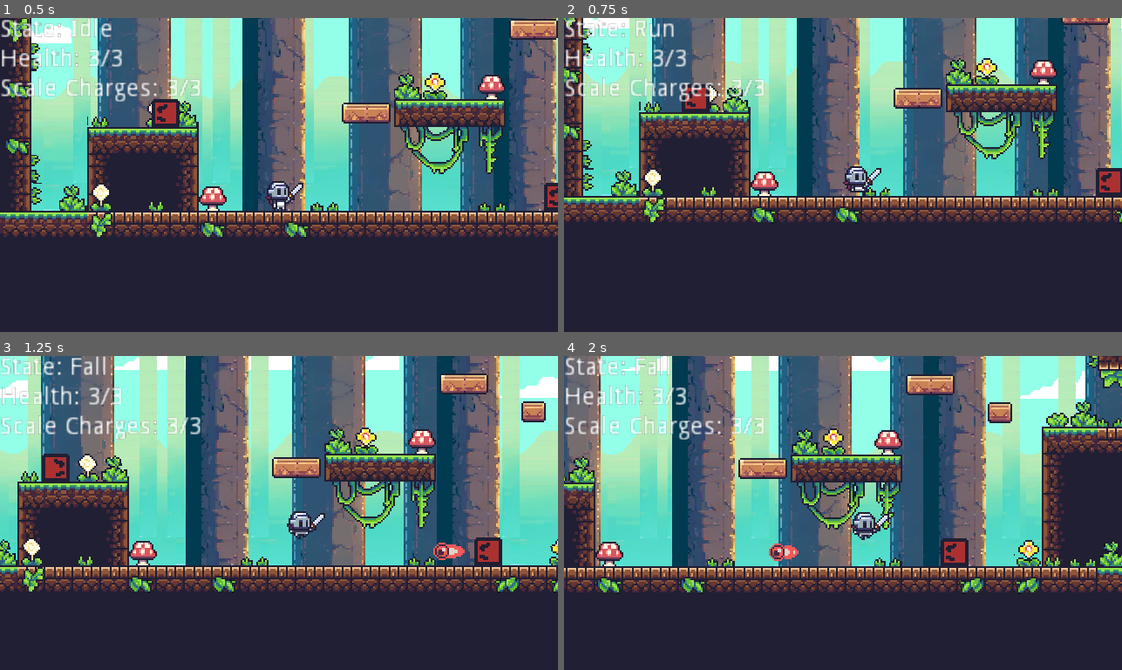
Above: before the commit, frames 1-4 (two rows, left to right).
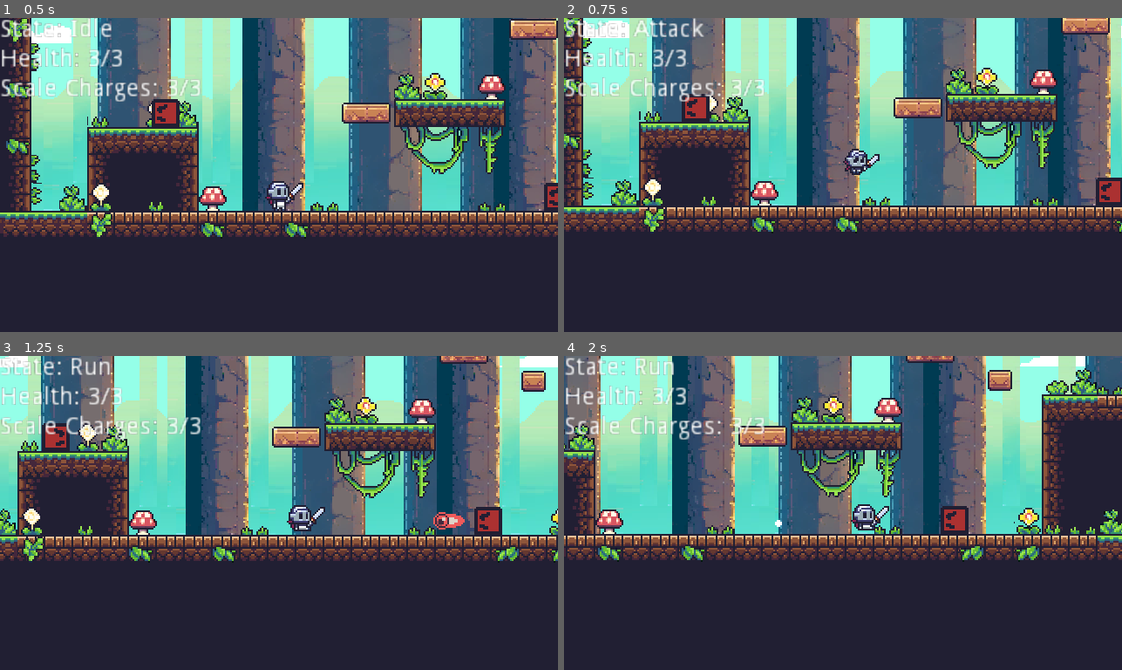
Above: after the commit, the same moments.

Repository: niro359/GameOff2023
Game: Godot game, scene res://scenes/demo/Demo.tscn
Same seed, same stepped clock (60 frames per second), same inputs: the game is played once before the commit and once after it. The project has no main scene, so this scene is started directly.
Inputs:
- Up to frame 1 (0.5 s): no input
- Up to frame 2 (0.75 s): hold Right (ui_right) from 0.53 s (still down); tap X (attack, bound only after the commit) at 0.6 s
- Up to frame 3 (1.25 s): keep holding Right (ui_right); tap Up (ui_up) at 0.77 s
- Up to frame 4 (2 s): keep holding Right (ui_right); tap X (attack, bound only after the commit) at 1.35 s; tap Up (ui_up) at 1.52 s

Frame 1 is identical in both runs. In frame 2, 25% of the frame differs, in the area x 0-100%, y 0-69%; in frame 3, 42%, in the area x 0-100%, y 0-76%; in frame 4, 41%.

Commit message:
Polished enemy and player

Diff:
--- /dev/null
+++ b/DustParticleFX.gd
@@ -0,0 +1,20 @@
+extends Node2D
+
+onready var animated_sprite = $AnimatedSprite
+
+
+var velocity = Vector2()
+
+
+# Called when the node enters the scene tree for the first time.
+func _ready():
+	animated_sprite.frame = randi() % 3
+	animated_sprite.play("default")
+
+
+func _process(delta):
+	position += velocity * delta
+
+
+func _on_AnimatedSprite_animation_finished():
+	queue_free()
--- a/project.godot
+++ b/project.godot
@@ -86,6 +86,11 @@
 "events": [ Object(InputEventKey,"resource_local_to_scene":false,"resource_name":"","device":0,"alt":false,"shift":false,"control":false,"meta":false,"command":false,"pressed":false,"scancode":0,"physical_scancode":73,"unicode":0,"echo":false,"script":null)
  ]
 }
+attack={
+"deadzone": 0.5,
+"events": [ Object(InputEventKey,"resource_local_to_scene":false,"resource_name":"","device":0,"alt":false,"shift":false,"control":false,"meta":false,"command":false,"pressed":false,"scancode":0,"physical_scancode":88,"unicode":0,"echo":false,"script":null)
+ ]
+}
 
 [physics]
 
--- a/scenes/demo/Demo.tscn
+++ b/scenes/demo/Demo.tscn
@@ -113,6 +113,7 @@
 
 [node name="Player" parent="." instance=ExtResource( 1 )]
 position = Vector2( 15, 142 )
+z_index = 2
 __meta__ = {
 "_edit_group_": true
 }
@@ -174,6 +175,8 @@
 
 [node name="PulsePacer" parent="." instance=ExtResource( 2 )]
 position = Vector2( -67, 101 )
+z_index = 1
 
 [node name="SneakShooter" parent="." instance=ExtResource( 3 )]
 position = Vector2( 174, 143 )
+z_index = 1
--- a/scenes/enemies/PulsePacer.gd
+++ b/scenes/enemies/PulsePacer.gd
@@ -28,6 +28,8 @@
 const KNOCKBACK_TIME = 0.2
 const KNOCKBACK_FORCE = Vector2(50, -150)
 
+var dust_vfx_scene = preload("res://scenes/fx/DustParticleFX.tscn")
+
 # Player reference
 onready var player = get_tree().get_nodes_in_group("player")[0]
 
@@ -56,6 +58,13 @@
 			handle_moving_state(delta)
 		EnemyStates.KNOCKED_BACK:
 			handle_knockback_state(delta)
+
+	if speed == 50 and is_on_floor():
+		if randf() < 0.05:
+			create_dust(1, Color(1, 1, 1), 4, Vector2(-5, -5), Vector2(5, 0)) # Create Dust
+	elif speed == 150 and is_on_floor():
+		if randf() < 0.15:
+			create_dust(1, Color(1, 1, 1), 4, Vector2(-5, -5), Vector2(5, 0)) # Create Dust
 
 func handle_idle_state(delta):
 	# Apply gravity even when idle to keep grounded
@@ -155,3 +164,24 @@
 		queue_free()  # Or any other logic for when health reaches zero
 	else:
 		apply_knockback(direction)
+
+
+func create_dust(amount, color, y_offset, min_velocity=Vector2(-10, -10), max_velocity=Vector2(10, 10)):
+	for i in range(amount):
+		var dust_instance = dust_vfx_scene.instance()
+
+		var animated_sprite = dust_instance.get_node("AnimatedSprite")
+		animated_sprite.frame = randi() % animated_sprite.frames.get_frame_count("default")
+
+		dust_instance.z_index = self.z_index - 1  # Spawn behind the player
+		# Set the color of the dust
+		dust_instance.modulate = color
+
+		# Position the dust around the player's feet
+		dust_instance.position = self.position + Vector2(randf() * 10 - 5, randf() * 5 + y_offset)
+
+		# Set a random velocity for the dust within the provided range
+		dust_instance.velocity = Vector2(rand_range(min_velocity.x, max_velocity.x), rand_range(min_velocity.y, max_velocity.y))
+
+		# Add the dust instance to the scene
+		get_parent().add_child(dust_instance)
--- /dev/null
+++ b/scenes/fx/DustParticleFX.tscn
@@ -0,0 +1,64 @@
+[gd_scene load_steps=15 format=2]
+
+[ext_resource path="res://assets/FX/s_dust_A_0-sheet.png" type="Texture" id=1]
+[ext_resource path="res://DustParticleFX.gd" type="Script" id=2]
+
+[sub_resource type="AtlasTexture" id=1]
+atlas = ExtResource( 1 )
+region = Rect2( 0, 0, 8, 8 )
+
+[sub_resource type="AtlasTexture" id=2]
+atlas = ExtResource( 1 )
+region = Rect2( 8, 0, 8, 8 )
+
+[sub_resource type="AtlasTexture" id=3]
+atlas = ExtResource( 1 )
+region = Rect2( 16, 0, 8, 8 )
+
+[sub_resource type="AtlasTexture" id=4]
+atlas = ExtResource( 1 )
+region = Rect2( 24, 0, 8, 8 )
+
+[sub_resource type="AtlasTexture" id=5]
+atlas = ExtResource( 1 )
+region = Rect2( 32, 0, 8, 8 )
+
+[sub_resource type="AtlasTexture" id=6]
+atlas = ExtResource( 1 )
+region = Rect2( 40, 0, 8, 8 )
+
+[sub_resource type="AtlasTexture" id=7]
+atlas = ExtResource( 1 )
+region = Rect2( 48, 0, 8, 8 )
+
+[sub_resource type="AtlasTexture" id=8]
+atlas = ExtResource( 1 )
+region = Rect2( 56, 0, 8, 8 )
+
+[sub_resource type="AtlasTexture" id=9]
+atlas = ExtResource( 1 )
+region = Rect2( 64, 0, 8, 8 )
+
+[sub_resource type="AtlasTexture" id=10]
+atlas = ExtResource( 1 )
+region = Rect2( 72, 0, 8, 8 )
+
+[sub_resource type="AtlasTexture" id=11]
+atlas = ExtResource( 1 )
+region = Rect2( 80, 0, 8, 8 )
+
+[sub_resource type="SpriteFrames" id=12]
+animations = [ {
+"frames": [ SubResource( 1 ), SubResource( 2 ), SubResource( 3 ), SubResource( 4 ), SubResource( 5 ), SubResource( 6 ), SubResource( 7 ), SubResource( 8 ), SubResource( 9 ), SubResource( 10 ), SubResource( 11 ) ],
+"loop": true,
+"name": "default",
+"speed": 5.0
+} ]
+
+[node name="DustParticleFX" type="Node2D"]
+script = ExtResource( 2 )
+
+[node name="AnimatedSprite" type="AnimatedSprite" parent="."]
+frames = SubResource( 12 )
+
+[connection signal="animation_finished" from="AnimatedSprite" to="." method="_on_AnimatedSprite_animation_finished"]
--- a/scenes/player/Player.gd
+++ b/scenes/player/Player.gd
@@ -5,7 +5,8 @@
 	RUN,
 	JUMP,
 	FALL,
-	KNOCKBACK
+	KNOCKBACK,
+	ATTACK
 }
 
 # Define a dictionary to map states to text
@@ -14,7 +15,8 @@
 	PlayerState.RUN: "Run",
 	PlayerState.JUMP: "Jump",
 	PlayerState.FALL: "Fall",
-	PlayerState.KNOCKBACK: "KnockBack"
+	PlayerState.KNOCKBACK: "KnockBack",
+	PlayerState.ATTACK: "Attack"
 }
 
 const SPEED = 75
@@ -54,13 +56,16 @@
 var max_health = 3
 var health = max_health
 
-var camera_last_position = Vector2()
+# Attack properties
+var can_attack = true
+
 
 onready var small_sprite = $SmallSprite
 onready var small_collision = $SmallCollision
 onready var big_sprite = $BigSprite
 onready var big_collision = $BigCollision
 onready var debug_label = get_node("/root/Demo/CanvasLayer/DebugLabel")
+var dust_vfx_scene = preload("res://scenes/fx/DustParticleFX.tscn")
 
 signal player_scaled(is_small)
 
@@ -79,6 +84,11 @@
 	add_child(flicker_timer)
 	flicker_timer.wait_time = flicker_duration
 	flicker_timer.connect("timeout", self, "_on_flicker_timer_timeout")
+
+
+	# Connect animation finished signal for handling attack completion
+	small_sprite.connect("animation_finished", self, "_on_Animation_finished")
+	big_sprite.connect("animation_finished", self, "_on_Animation_finished")
 
 	# Logic to drop through one-way platforms
 	if is_on_floor() and Input.is_action_just_pressed("ui_down"):
@@ -127,6 +137,12 @@
 	# Debug Replenish Charges
 	if Input.is_action_just_pressed("debug_replenish"):
 		replenish_scale_charge()
+	# Attack
+	if Input.is_action_just_pressed("attack") and current_state != PlayerState.KNOCKBACK and can_attack:
+		can_attack = !can_attack
+		velocity.y = JUMP_FORCE
+		set_state(PlayerState.ATTACK)
+
 	# Drop through one-way platforms
 	if is_on_floor() and Input.is_action_just_pressed("ui_down"):
 		drop_through_one_way_platform()
@@ -142,6 +158,8 @@
 
 	if is_on_floor():
 		if input_vector.x != 0:
+			if randf() < 0.075:
+				create_dust(1, Color(1, 1, 1), 4, Vector2(-5, -5), Vector2(5, 0)) # Create Dust
 			set_state(PlayerState.RUN)
 		else:
 			set_state(PlayerState.IDLE)
@@ -188,7 +206,6 @@
 	if drop_through_timer:
 		drop_through_timer.queue_free()
 		drop_through_timer = null  # Reset the reference
-
 
 
 func handle_animation():
@@ -204,6 +221,20 @@
 			small_sprite.play("fall")
 		PlayerState.KNOCKBACK:
 			small_sprite.play("hurt")
+		PlayerState.ATTACK:
+			small_sprite.play("attack")
+
+
+func _on_Animation_finished():
+	# Check if the current animation is the attack animation
+	if small_sprite.animation == "attack" or big_sprite.animation == "attack":
+		can_attack = !can_attack
+		# Directly change the state after the attack animation finishes
+		if is_on_floor():
+			current_state = PlayerState.IDLE
+		else:
+			current_state = PlayerState.FALL
+		handle_animation()  # Update the animation based on the new state
 
 
 func toggle_scale():
@@ -252,14 +283,13 @@
 	was_big_sprite_visible = !is_small
 
 
-
 func replenish_scale_charge(amount: int = 1):
 	scale_charges = min(scale_charges + amount, MAX_SCALE_CHARGES)
 	# You can update the UI or notify the player here if needed
 
 
 func reduce_health(amount, knockback_direction):
-	if is_invincible or is_knockback:
+	if is_invincible or is_knockback or current_state == PlayerState.ATTACK:
 		return  # Ignore if the player is currently invincible or in knockback
 
 	health -= amount
@@ -313,26 +343,48 @@
 		set_state(PlayerState.IDLE)  # Return to IDLE or any other appropriate state
 
 func set_state(new_state):
+	# Ignore state change if currently attacking
+	if current_state == PlayerState.ATTACK:
+		return
+
 	current_state = new_state
 	if new_state != PlayerState.KNOCKBACK:
 		is_knockback = false
 
 
 func die():
-	# Check if the Camera2D is still a valid node
-	if $Camera2D:
-		# Store the current camera position
-		camera_last_position = $Camera2D.global_position
-
-		# Detach the Camera2D from the player
-		var camera = $Camera2D
-		camera.get_parent().remove_child(camera)
-
-		# Immediately set the camera position after detaching
-		camera.global_position = camera_last_position
-
-		# Add the camera to the root node
-		get_tree().get_root().add_child(camera)
-
 	# Then free the player
 	queue_free()
+
+
+func create_dust(amount, color, y_offset, min_velocity=Vector2(-10, -10), max_velocity=Vector2(10, 10)):
+	for i in range(amount):
+		var dust_instance = dust_vfx_scene.instance()
+
+		var animated_sprite = dust_instance.get_node("AnimatedSprite")
+		animated_sprite.frame = randi() % animated_sprite.frames.get_frame_count("default")
+
+		dust_instance.z_index = self.z_index - 1  # Spawn behind the player
+		# Set the color of the dust
+		dust_instance.modulate = color
+
+		# Position the dust around the player's feet
+		dust_instance.position = self.position + Vector2(randf() * 10 - 5, randf() * 5 + y_offset)
+
+		# Set a random velocity for the dust within the provided range
+		dust_instance.velocity = Vector2(rand_range(min_velocity.x, max_velocity.x), rand_range(min_velocity.y, max_velocity.y))
+
+		# Add the dust instance to the scene
+		get_parent().add_child(dust_instance)
+
+
+func _on_HitBox_body_entered(body):
+	if current_state == PlayerState.ATTACK:
+		if body.is_in_group("enemies"):
+			# Calculate the horizontal knockback direction based on the relative positions
+			var knockback_direction = Vector2.ZERO
+			# Use a set upward force for the vertical knockback
+			velocity.y = JUMP_FORCE * 1.25
+			knockback_direction.x = -sign(global_position.x - body.global_position.x)  # Left (-1) or Right (1)
+			# Now call the enemy's take_damage function with the calculated direction
+			body.take_damage(1,knockback_direction)
--- a/scenes/player/Player.tscn
+++ b/scenes/player/Player.tscn
@@ -1,16 +1,47 @@
-[gd_scene load_steps=24 format=2]
+[gd_scene load_steps=32 format=2]
 
 [ext_resource path="res://assets/player/player_spritesheet.png" type="Texture" id=1]
 [ext_resource path="res://scenes/player/Player.gd" type="Script" id=2]
 [ext_resource path="res://assets/player/big_player.png" type="Texture" id=3]
 
-[sub_resource type="AtlasTexture" id=33]
+[sub_resource type="CircleShape2D" id=54]
+radius = 14.0357
+
+[sub_resource type="AtlasTexture" id=44]
 atlas = ExtResource( 1 )
-region = Rect2( 0, 96, 32, 32 )
+region = Rect2( 0, 64, 32, 32 )
 
-[sub_resource type="AtlasTexture" id=34]
+[sub_resource type="AtlasTexture" id=45]
+atlas = ExtResource( 1 )
+region = Rect2( 32, 64, 32, 32 )
+
+[sub_resource type="AtlasTexture" id=46]
+atlas = ExtResource( 1 )
+region = Rect2( 64, 64, 32, 32 )
+
+[sub_resource type="AtlasTexture" id=47]
+atlas = ExtResource( 1 )
+region = Rect2( 96, 64, 32, 32 )
+
+[sub_resource type="AtlasTexture" id=48]
+atlas = ExtResource( 1 )
+region = Rect2( 128, 64, 32, 32 )
+
+[sub_resource type="AtlasTexture" id=49]
+atlas = ExtResource( 1 )
+region = Rect2( 160, 64, 32, 32 )
+
+[sub_resource type="AtlasTexture" id=50]
+atlas = ExtResource( 1 )
+region = Rect2( 192, 64, 32, 32 )
+
+[sub_resource type="AtlasTexture" id=51]
 atlas = ExtResource( 1 )
 region = Rect2( 0, 128, 32, 32 )
+
+[sub_resource type="AtlasTexture" id=52]
+atlas = ExtResource( 1 )
+region = Rect2( 0, 160, 32, 32 )
 
 [sub_resource type="AtlasTexture" id=35]
 atlas = ExtResource( 1 )
@@ -28,9 +59,9 @@
 atlas = ExtResource( 1 )
 region = Rect2( 96, 0, 32, 32 )
 
-[sub_resource type="AtlasTexture" id=39]
+[sub_resource type="AtlasTexture" id=53]
 atlas = ExtResource( 1 )
-region = Rect2( 0, 64, 32, 32 )
+region = Rect2( 0, 96, 32, 32 )
 
 [sub_resource type="AtlasTexture" id=40]
 atlas = ExtResource( 1 )
@@ -50,12 +81,17 @@
 
 [sub_resource type="SpriteFrames" id=20]
 animations = [ {
-"frames": [ SubResource( 33 ) ],
+"frames": [ SubResource( 44 ), SubResource( 45 ), SubResource( 46 ), SubResource( 47 ), SubResource( 48 ), SubResource( 49 ), SubResource( 50 ) ],
+"loop": false,
+"name": "attack",
+"speed": 15.0
+}, {
+"frames": [ SubResource( 51 ) ],
 "loop": true,
 "name": "fall",
 "speed": 5.0
 }, {
-"frames": [ SubResource( 34 ) ],
+"frames": [ SubResource( 52 ) ],
 "loop": true,
 "name": "hurt",
 "speed": 5.0
@@ -65,7 +101,7 @@
 "name": "idle",
 "speed": 5.0
 }, {
-"frames": [ SubResource( 39 ) ],
+"frames": [ SubResource( 53 ) ],
 "loop": true,
 "name": "jump",
 "speed": 5.0
@@ -135,9 +171,17 @@
 collision_mask = 3
 script = ExtResource( 2 )
 
+[node name="FlickerTimer" type="Timer" parent="."]
+
+[node name="HitBox" type="Area2D" parent="."]
+position = Vector2( 0, 1 )
+
+[node name="CollisionShape2D" type="CollisionShape2D" parent="HitBox"]
+shape = SubResource( 54 )
+
 [node name="SmallSprite" type="AnimatedSprite" parent="."]
 frames = SubResource( 20 )
-animation = "idle"
+animation = "attack"
 
 [node name="SmallCollision" type="CollisionShape2D" parent="."]
 position = Vector2( 0, 1 )
@@ -152,4 +196,4 @@
 position = Vector2( 0, -7 )
 shape = SubResource( 32 )
 
-[node name="FlickerTimer" type="Timer" parent="."]
+[connection signal="body_entered" from="HitBox" to="." method="_on_HitBox_body_entered"]
Binary file changed: assets/player/player_spritesheet.png
